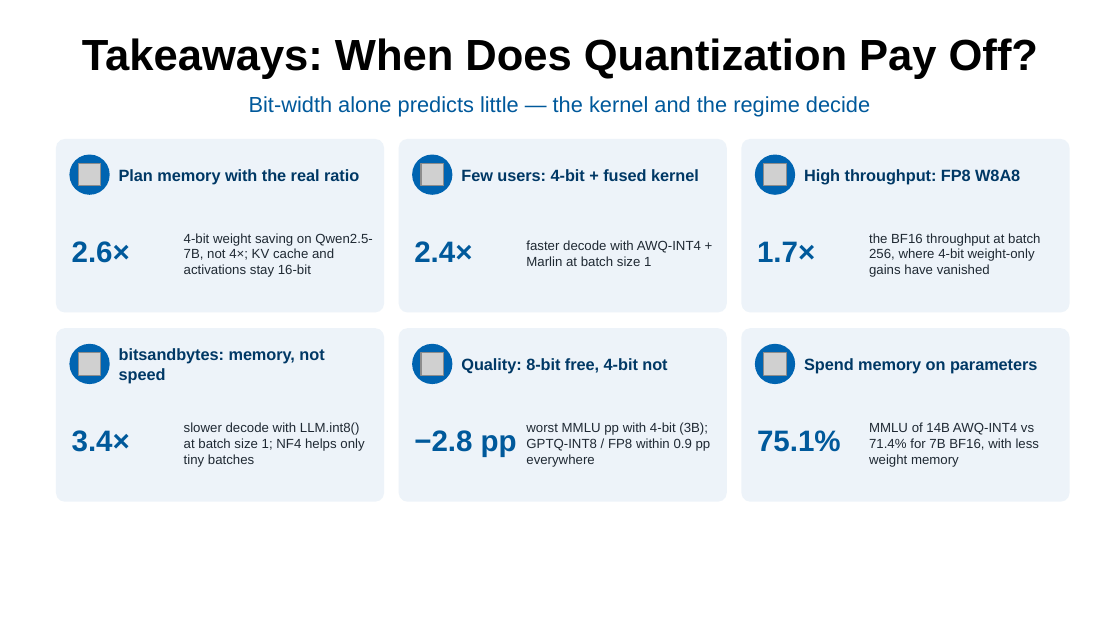
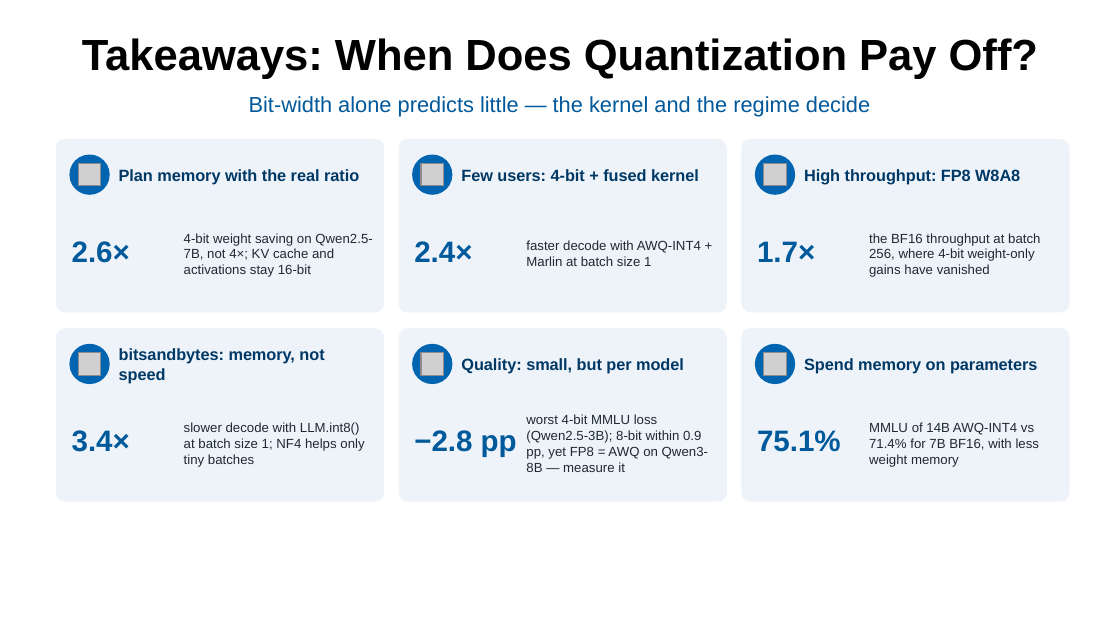
Before and after one commit to zz9tf/6359-SYS-ARCHITECT-course-work, a slide deck: slide 11 of final_project/slides/final_presentation.pptx (slide 10 before the commit). Drawn at 1120x630 pixels with LibreOffice and Linux fonts; fonts in the diff are those of the drawing; grey boxes stand for pictures; background and template pictures are left out. Boxes give left, top, right and bottom in pixels: in the first picture for what was removed or moved away, otherwise in the second. Text is boxed around its words. In the diff, an @@ line names an element or a change of style, - is before the commit and + after.

Commit message:
Final results, report and slides
- 14B HF quality (NF4, LLM.int8()) and MMLU complete; Qwen3-8B quality complete
- report: compiled main.pdf; 14B NF4 capacity result, NF4 speedup trend across sizes,
  model-specific quality caveat from Qwen3-8B, detail tables in the appendix
- slides: generalization slide, quality and takeaway slides from the report's numbers
- README key findings and results regenerated; run_all.sh covers every experiment

```diff
--- a/final_project/slides/final_presentation.pptx
+++ b/final_project/slides/final_presentation.pptx
@@ text at (x1=461, y1=358, x2=684, y2=374): text changed @@
-Quality: 8-bit free, 4-bit not
+Quality: small, but per model
@@ text at (x1=526, y1=414, x2=708, y2=472): text changed @@
-worst MMLU pp with 4-bit (3B); GPTQ-INT8 / FP8 within 0.9 pp everywhere
+worst 4-bit MMLU loss (Qwen2.5-3B); 8-bit within 0.9 pp, yet FP8 = AWQ on Qwen3-8B — measure it
```
Also in this commit, not shown: 2 other slides changed, 1 slide added, 50 other files.
